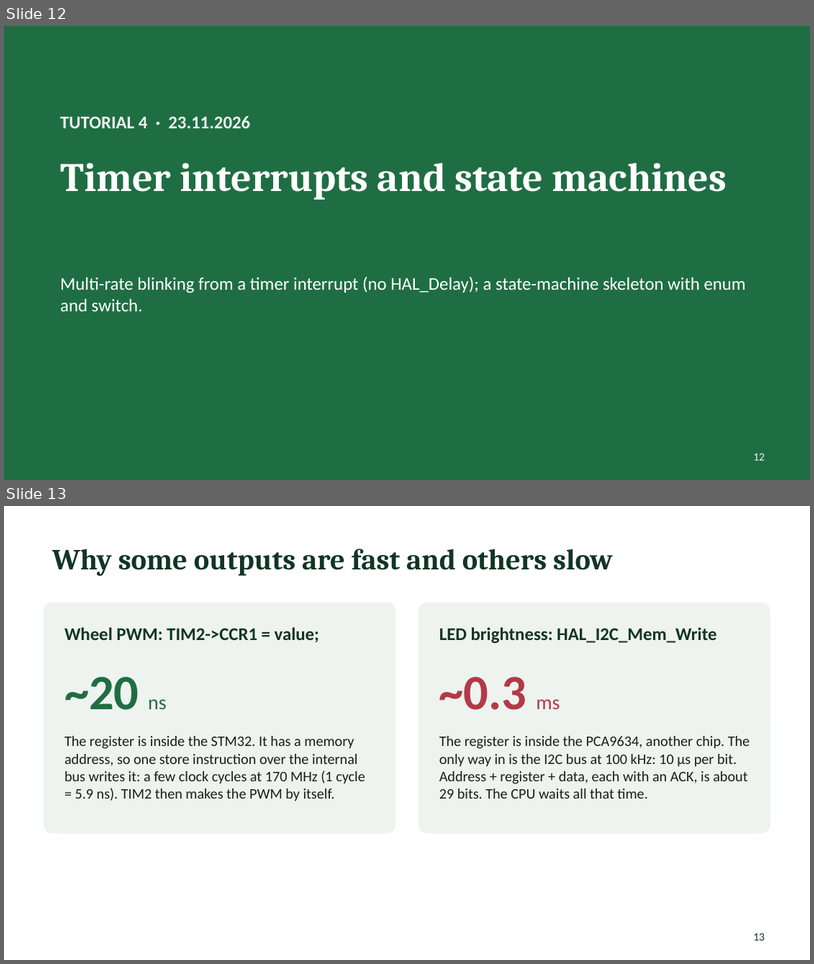
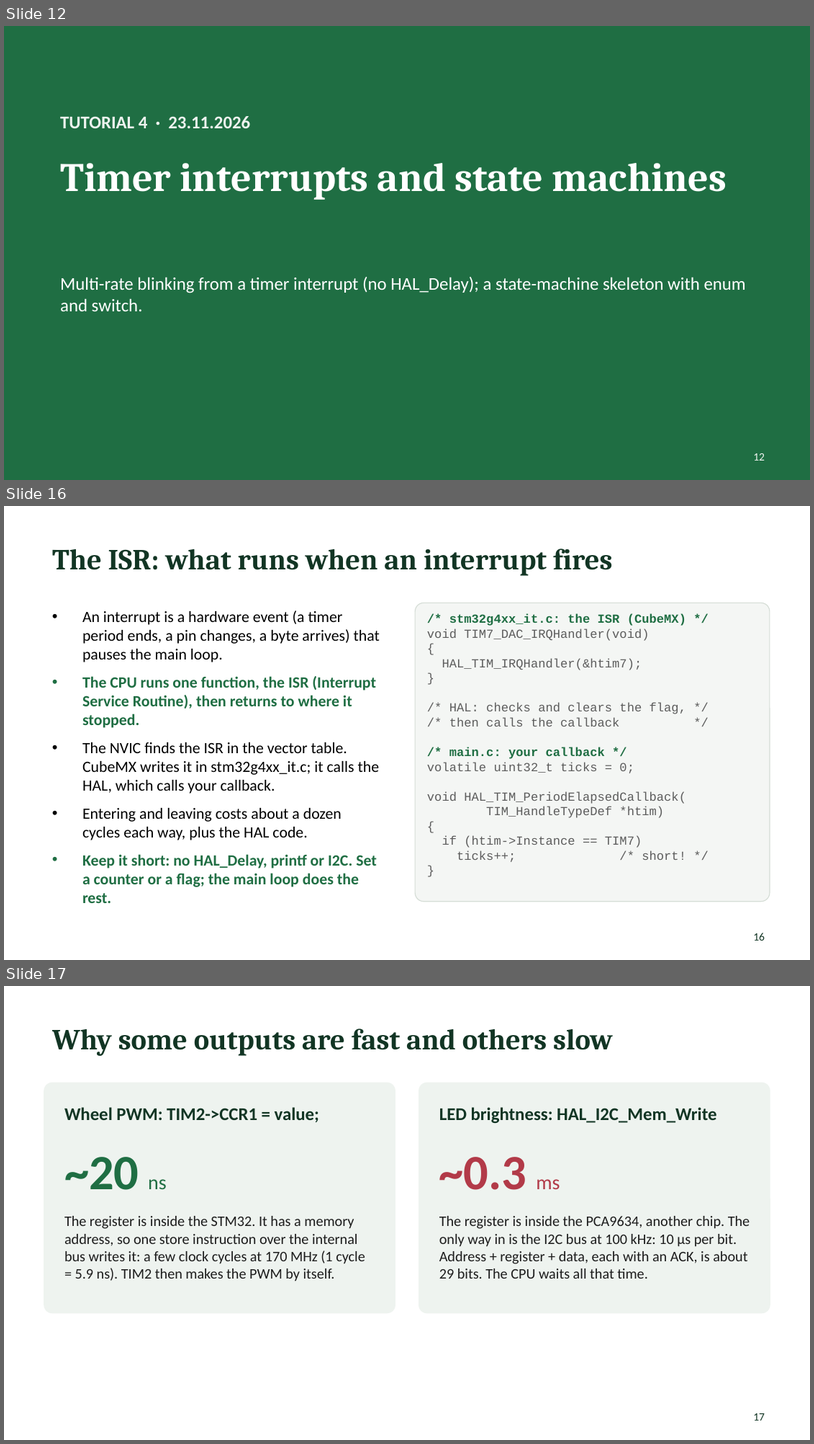
Before and after one commit to Yohai-ack/MP, a slide deck: tutorials/MP_tutorials_2026.pptx. Shown one above the other, each under a label of ours: slides 12 and 13 before the commit, slides 12, 16 and 17 after it; the slides between them are not shown. The pictures are 814x964 and 814x1444 pixels, drawn with LibreOffice and Linux fonts; fonts in the diff are those of the drawing. Boxes give left, top, right and bottom in pixels: in the first picture for what was removed or moved away, otherwise in the second. Text is boxed around its words. In the diff, an @@ line names an element or a change of style, - is before the commit and + after.

```diff
--- a/tutorials/MP_tutorials_2026.pptx
+++ b/tutorials/MP_tutorials_2026.pptx
@@ slide 16 added at (x1=4, y1=506, x2=810, y2=960), background #FFFFFF @@
@@ title added at (x1=52, y1=548, x2=612, y2=576), 26 pt, text #123524, bold @@
+The ISR: what runs when an interrupt fires
@@ text added at (x1=82, y1=610, x2=380, y2=903), 14 pt, text #000000 @@
+• An interrupt is a hardware event (a timer period ends, a pin changes, a byte arrives) that pauses the main loop.
+• The CPU runs one function, the ISR (Interrupt Service Routine), then returns to where it stopped.
+• The NVIC finds the ISR in the vector table. CubeMX writes it in stm32g4xx_it.c; it calls the HAL, which calls your callback.
+• Entering and leaving costs about a dozen cycles each way, plus the HAL code.
+• Keep it short: no HAL_Delay, printf or I2C. Set a counter or a flag; the main loop does the rest.
@@ rounded rectangle added at (x1=415, y1=602, x2=770, y2=901), fill #F4F6F4, outline #D5DDD6 0.75 pt @@
@@ text added at (x1=427, y1=613, x2=687, y2=862), 11 pt, text #5C5C5C @@
+/* stm32g4xx_it.c: the ISR (CubeMX) */
+void TIM7_DAC_IRQHandler(void)
+{
+HAL_TIM_IRQHandler(&htim7);
+}
+/* HAL: checks and clears the flag, */
+/* then calls the callback */
+/* main.c: your callback */
+volatile uint32_t ticks = 0;
+void HAL_TIM_PeriodElapsedCallback(
+TIM_HandleTypeDef *htim)
+{
+if (htim->Instance == TIM7)
+ticks++; /* short! */
+}
@@ page number added at (x1=754, y1=932, x2=765, y2=940), 10 pt, text #123524 @@
+16
@@ what was slide 13 is now slide 17 @@
@@ page number at (x1=754, y1=1413, x2=765, y2=1420): text changed @@
-13
+17
```
Also in this commit, not shown: 3 other slides added, 2 other files.
